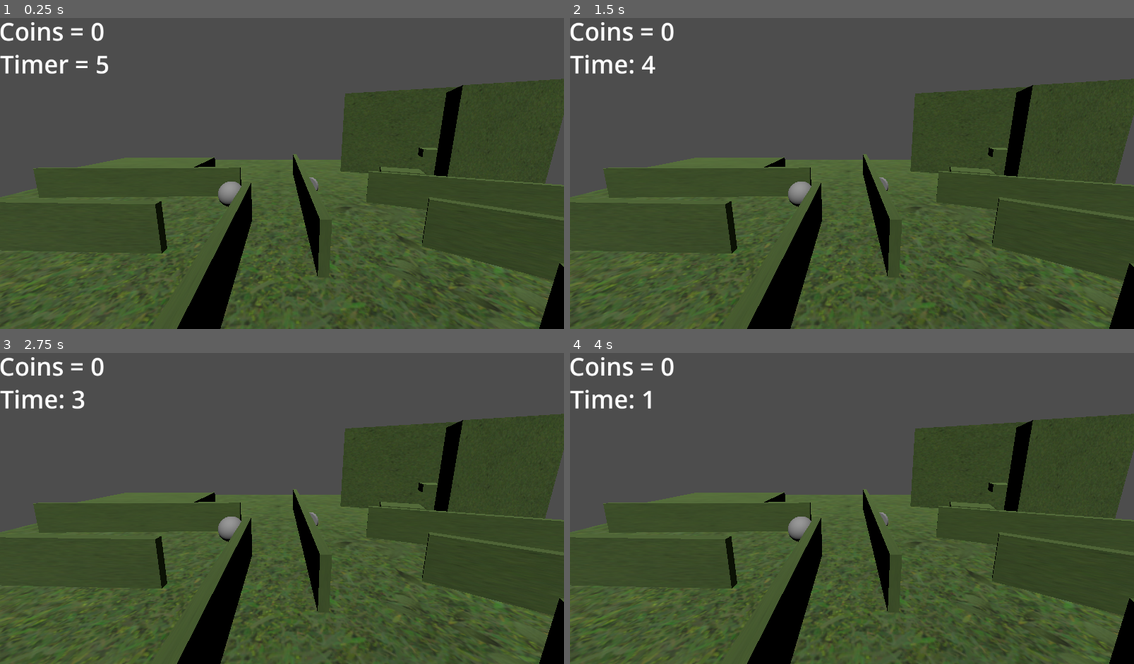
Above: before the commit, frames 1-4 (two rows, left to right).
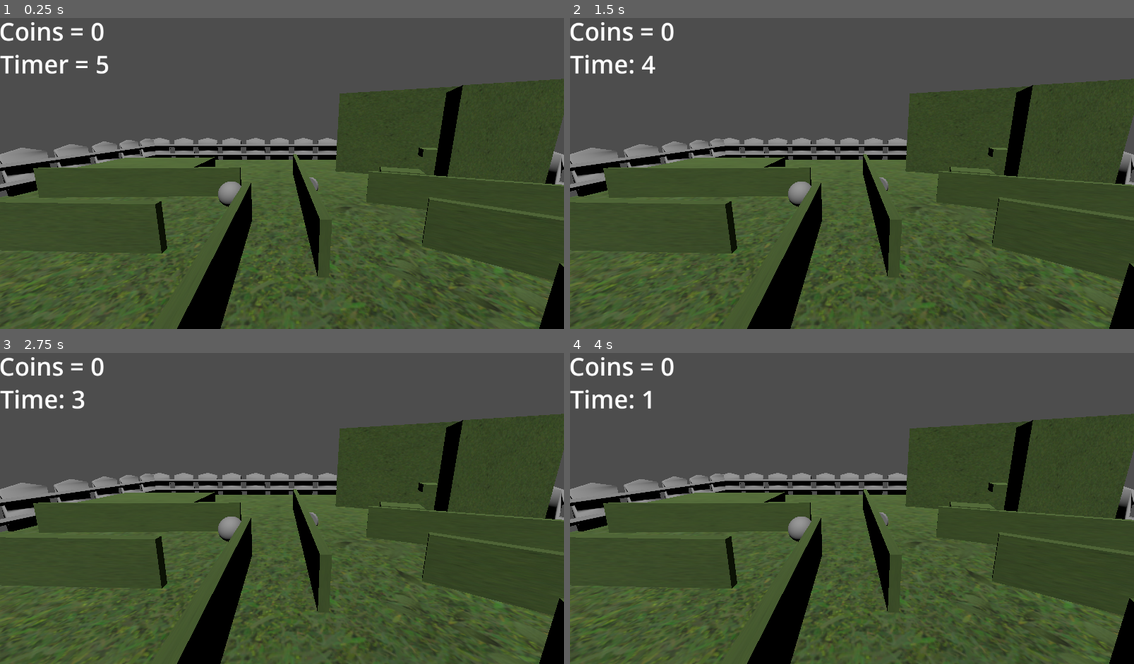
Above: after the commit, the same moments.

Repository: BAD-boys1/Intro-Game
Game: Godot game, scene res://Intro.tscn
Two runs of this game, one before a commit and one after it. Both use one fixed random seed, a clock stepped at 60 frames per second and the inputs below.
Inputs:
- Up to frame 1 (0.25 s): no input
- Up to frame 2 (1.5 s): tap Enter at 0.5 s
- Up to frame 3 (2.75 s): no input
- Up to frame 4 (4 s): tap Space at 2.75 s

The runs differ from the first frame. In frame 1, 4.1% of the frame differs, in the area x 0-100%, y 21-58%; in frame 2, 4.1%; in frame 3, 4.1%; in frame 4, 4.1%.

Commit message:
intro

Diff:
--- a/Intro.tscn
+++ b/Intro.tscn
@@ -1,7 +1,8 @@
-[gd_scene load_steps=9 format=3 uid="uid://djmniqstcsj8v"]
+[gd_scene load_steps=10 format=3 uid="uid://djmniqstcsj8v"]
 
 [ext_resource type="PackedScene" uid="uid://7a7gj7kpo53q" path="res://buzz.tscn" id="1_1wpnt"]
 [ext_resource type="Texture2D" uid="uid://db0mh7e3gxylf" path="res://Grass001_1K-JPG_Color.jpg" id="1_2dks7"]
+[ext_resource type="ArrayMesh" uid="uid://djpblflpesl1t" path="res://3D Models/Copy of White Picket Fence/fence.obj" id="2_ypf8a"]
 [ext_resource type="Script" path="res://Label.gd" id="5_drur0"]
 [ext_resource type="PackedScene" uid="uid://2agx3tcuqkd1" path="res://Coin.tscn" id="5_ww6e7"]
 [ext_resource type="Script" path="res://Coin.gd" id="6_76rjy"]
@@ -103,7 +104,7 @@
 size = Vector3(1.66153, 4.41507, 2.57468)
 
 [node name="Wall13" type="CSGBox3D" parent="Floor"]
-transform = Transform3D(0.38597, 0, 0.922511, 0, 1, 0, -0.922511, 0, 0.38597, 8.01966, 3.14263, -5.26104)
+transform = Transform3D(0.38597, 0, 0.922511, 0, 1, 0, -0.922511, 0, 0.38597, 7.67907, 3.14263, -5.26104)
 size = Vector3(0.294671, 5.13594, 8.14851)
 
 [node name="Step1" type="CSGBox3D" parent="Floor"]
@@ -121,6 +122,26 @@
 [node name="Step4" type="CSGBox3D" parent="Floor"]
 transform = Transform3D(0.38597, 0, 0.922511, 0, 1, 0, -0.922511, 0, 0.38597, 10.1186, 4.18968, 0.326849)
 size = Vector3(1.02171, 0.388822, 1.63639)
+
+[node name="Fence1" type="MeshInstance3D" parent="Floor"]
+transform = Transform3D(0.086656, 0, 0, 0, -0.000213995, 0.023246, 0, -0.0565029, -8.80406e-05, -8.58228, 0.542578, -12.6321)
+mesh = ExtResource("2_ypf8a")
+skeleton = NodePath("../..")
+
+[node name="Fence2" type="MeshInstance3D" parent="Floor"]
+transform = Transform3D(0.086656, 0, 0, 0, -0.000213995, 0.023246, 0, -0.0565029, -8.80406e-05, -8.58228, 0.542578, 11.7319)
+mesh = ExtResource("2_ypf8a")
+skeleton = NodePath("../..")
+
+[node name="Fence3" type="MeshInstance3D" parent="Floor"]
+transform = Transform3D(0.00125981, -0.056497, -8.80313e-05, 0, -0.000213995, 0.023246, -0.0866469, -0.000821445, -1.27994e-06, -12.6393, 0.542578, 8.35083)
+mesh = ExtResource("2_ypf8a")
+skeleton = NodePath("../..")
+
+[node name="Fence4" type="MeshInstance3D" parent="Floor"]
+transform = Transform3D(0.00125981, -0.056497, -8.80313e-05, 0, -0.000213995, 0.023246, -0.0866469, -0.000821445, -1.27994e-06, 11.8027, 0.542578, 8.35083)
+mesh = ExtResource("2_ypf8a")
+skeleton = NodePath("../..")
 
 [node name="Ball" parent="." instance=ExtResource("1_1wpnt")]
 transform = Transform3D(1, 0, 0, 0, 1, 0, 0, 0, 1, -2.85623, 0.755223, 1.09744)
Not shown, removed: 3D Models/Copy of Lawn Mower/lawnmower.mtl
Not shown, removed: 3D Models/Copy of Lawn Mower/lawnmower.obj
Not shown, removed: 3D Models/Copy of Lawn Mower/lawnmower.obj.import
